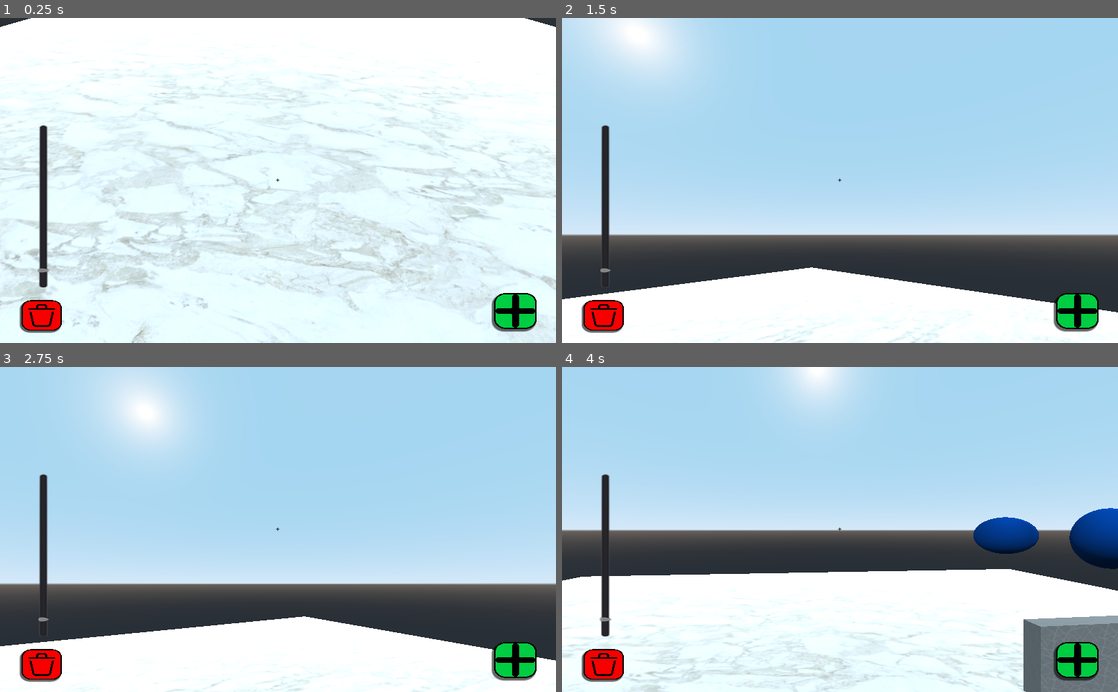
Above: before the commit, frames 1-4 (two rows, left to right).
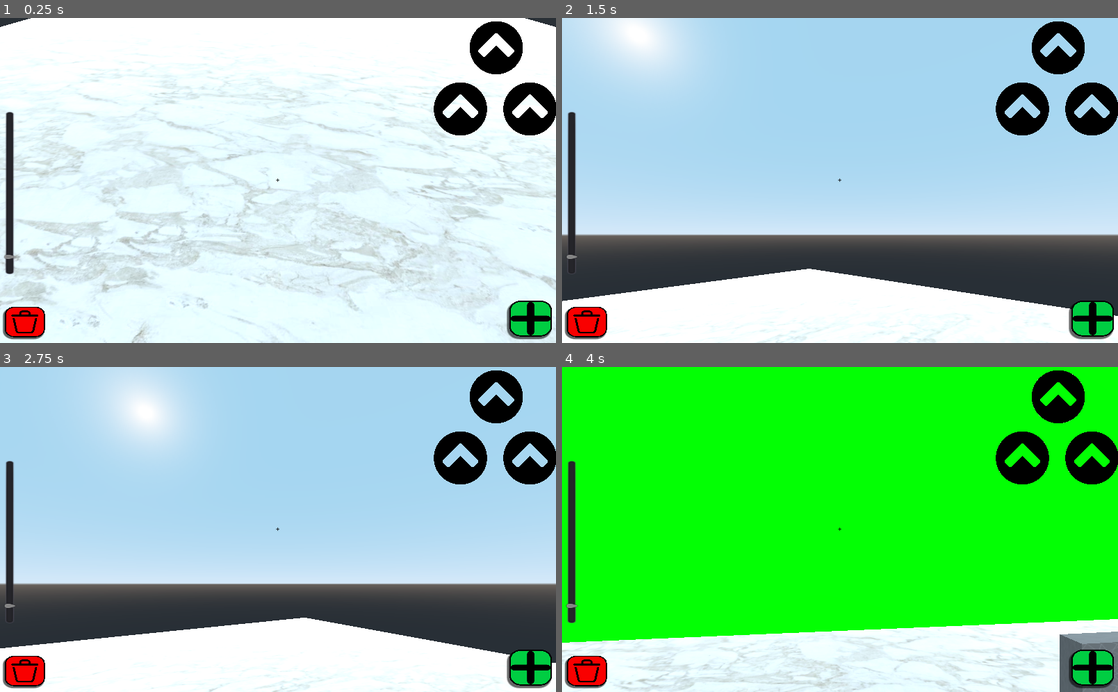
Above: after the commit, the same moments.

Repository: Danydev018/House_Estructure_Generator
Game: Godot game, scene res://Scenes/Main.tscn
Same seed, same stepped clock (60 frames per second), same inputs: the game is played once before the commit and once after it.
Inputs (mouse positions are in pixels of both pictures, inside the frame that each line leads up to; where the layout moved, square brackets give the same spot in the first picture):
- Up to frame 1 (0.25 s): no input
- Up to frame 2 (1.5 s): click (1056, 47) at 0.52 s; click (1090, 109) at 1.27 s
- Up to frame 3 (2.75 s): click (461, 458) at 2.02 s
- Up to frame 4 (4 s): click (1090, 666) [1079, 659] at 2.75 s; tap Enter at 3.5 s; move the mouse to (867, 529) at 3.52 s; hold Up (ui_up) from 3.53 s (still down); click (867, 529) at 3.67 s

The runs differ from the first frame. In frame 1, 6.7% of the frame differs, in the area x 0-100%, y 1-99%; in frame 2, 7.0%; in frame 3, 7.0%; in frame 4, 86%, in the area x 0-100%, y 0-100%.

Commit message:
Cambios antes del Pull

Diff:
--- a/Scenes/Main.tscn
+++ b/Scenes/Main.tscn
@@ -7,6 +7,7 @@
 [ext_resource path="res://assets/Button.tres" type="Theme" id=5]
 [ext_resource path="res://assets/piso fino.jpg" type="Texture" id=6]
 [ext_resource path="res://assets/anadir.png" type="Texture" id=7]
+[ext_resource path="res://assets/kindpng_4853972.png" type="Texture" id=8]
 
 [sub_resource type="PlaneMesh" id=2]
 
@@ -82,8 +83,14 @@
 script = ExtResource( 3 )
 
 [node name="Label" type="Label" parent="CanvasLayer"]
-margin_right = 40.0
-margin_bottom = 14.0
+anchor_left = 0.5
+anchor_top = 0.5
+anchor_right = 0.5
+anchor_bottom = 0.5
+margin_left = -20.0
+margin_top = -7.0
+margin_right = 20.0
+margin_bottom = 7.0
 custom_colors/font_color = Color( 0, 0, 0, 1 )
 text = "+"
 align = 1
@@ -91,14 +98,12 @@
 [node name="DeleteButton" type="Button" parent="CanvasLayer"]
 modulate = Color( 0.976471, 0.0196078, 0.0196078, 1 )
 self_modulate = Color( 1, 0, 0, 1 )
-anchor_left = 0.5
 anchor_top = 1.0
-anchor_right = 0.5
 anchor_bottom = 1.0
-margin_left = -472.0
-margin_top = -79.0
-margin_right = 140.0
-margin_bottom = 533.0
+margin_left = 9.0
+margin_top = -67.0
+margin_right = 621.0
+margin_bottom = 545.0
 rect_scale = Vector2( 0.12031, 0.0919504 )
 theme = ExtResource( 5 )
 custom_styles/normal = SubResource( 3 )
@@ -106,14 +111,12 @@
 icon_align = 1
 
 [node name="ScaleSlider" type="HSlider" parent="CanvasLayer"]
-anchor_left = 0.5
-anchor_top = 1.0
-anchor_right = 0.5
-anchor_bottom = 1.0
-margin_left = -448.0
-margin_top = -102.0
-margin_right = -148.0
-margin_bottom = -82.0
+anchor_top = 0.5
+anchor_bottom = 0.5
+margin_left = 2.0
+margin_top = 173.0
+margin_right = 302.0
+margin_bottom = 193.0
 rect_rotation = -89.9698
 rect_scale = Vector2( 1, 1.58141 )
 min_value = 0.5
@@ -123,15 +126,54 @@
 rounded = true
 
 [node name="CreateButton" type="Button" parent="CanvasLayer"]
+anchor_left = 1.0
 anchor_top = 1.0
+anchor_right = 1.0
 anchor_bottom = 1.0
-margin_left = 910.0
-margin_top = -26.0
-margin_right = 1462.0
-margin_bottom = 526.0
+margin_left = -86.0
+margin_top = -12.0
+margin_right = 466.0
+margin_bottom = 540.0
 rect_scale = Vector2( 0.142456, -0.12 )
 theme = SubResource( 5 )
 custom_styles/normal = SubResource( 6 )
 icon = ExtResource( 7 )
 
+[node name="TextureButton" type="TextureButton" parent="CanvasLayer"]
+anchor_left = 1.0
+anchor_right = 1.0
+margin_left = -159.0
+margin_top = 6.0
+margin_right = 821.0
+margin_bottom = 986.0
+rect_scale = Vector2( 0.1, 0.1 )
+texture_normal = ExtResource( 8 )
+
+[node name="right" type="TextureButton" parent="CanvasLayer"]
+anchor_left = 1.0
+anchor_right = 1.0
+margin_left = -97.0001
+margin_top = 119.0
+margin_right = 883.0
+margin_bottom = 1099.0
+rect_scale = Vector2( 0.1, 0.1 )
+texture_normal = ExtResource( 8 )
+
+[node name="left" type="TextureButton" parent="CanvasLayer"]
+anchor_left = 1.0
+anchor_right = 1.0
+margin_left = -225.0
+margin_top = 119.0
+margin_right = 755.0
+margin_bottom = 1099.0
+rect_scale = Vector2( 0.1, 0.1 )
+texture_normal = ExtResource( 8 )
+
 [node name="BlocksContainer" type="Spatial" parent="."]
+
+[connection signal="button_down" from="CanvasLayer/TextureButton" to="." method="_on_TextureButton_button_down"]
+[connection signal="button_up" from="CanvasLayer/TextureButton" to="." method="_on_TextureButton_button_up"]
+[connection signal="button_down" from="CanvasLayer/right" to="." method="_on_right_button_down"]
+[connection signal="button_up" from="CanvasLayer/right" to="." method="_on_right_button_up"]
+[connection signal="button_down" from="CanvasLayer/left" to="." method="_on_left_button_down"]
+[connection signal="button_up" from="CanvasLayer/left" to="." method="_on_left_button_up"]
--- a/Scripts/Camera.gd
+++ b/Scripts/Camera.gd
@@ -4,12 +4,36 @@
 var mouse_sensitivity := 0.1
 var rotation_x := 0.0
 var rotation_y := 0.0
+var mouse_captured := true  #estado de captura del mouse
 
 func _ready():
+	capture_mouse()  # Iniciar con mouse capturado
+
+#función para alternar captura de mouse
+func toggle_mouse_capture():
+	if mouse_captured:
+		release_mouse()
+	else:
+		capture_mouse()
+
+# capturar mouse
+func capture_mouse():
 	Input.set_mouse_mode(Input.MOUSE_MODE_CAPTURED)
+	mouse_captured = true
+
+# liberar mouse
+func release_mouse():
+	Input.set_mouse_mode(Input.MOUSE_MODE_VISIBLE)
+	mouse_captured = false
 
 func _input(event):
-	if event is InputEventMouseMotion:
+	# Alternar captura con ESC
+	if event is InputEventKey and event.pressed:
+		if event.scancode == KEY_ESCAPE:
+			toggle_mouse_capture()
+
+	# Solo procesar movimiento si mouse está capturado
+	if mouse_captured and event is InputEventMouseMotion:
 		rotation_y -= event.relative.x * mouse_sensitivity
 		rotation_x -= event.relative.y * mouse_sensitivity
 		rotation_x = clamp(rotation_x, -90, 90)
--- a/Scripts/Main.gd
+++ b/Scripts/Main.gd
@@ -324,3 +324,26 @@
 		offset_z_neg = selected_block.global_transform.basis.xform(offset_z_neg)
 		handle_z_neg.global_transform.origin = cube_pos + offset_z_neg
 		handle_z_neg.look_at(cube_pos - selected_block.global_transform.basis.z, up_vec)
+
+
+func _on_TextureButton_button_up():
+	Input.action_release("ui_up")
+
+
+func _on_TextureButton_button_down():
+	Input.action_press("ui_up")
+
+# Botones Derecha
+func _on_right_button_down():
+	Input.action_press("ui_right")
+
+func _on_right_button_up():
+	Input.action_release("ui_right")
+
+# Botones Izquierda
+func _on_left_button_down():
+	Input.action_press("ui_left")
+
+
+func _on_left_button_up():
+	Input.action_release("ui_left")
--- a/project.godot
+++ b/project.godot
@@ -26,6 +26,16 @@
 
 common/drop_mouse_on_gui_input_disabled=true
 
+[input]
+
+ui_up={
+"deadzone": 0.5,
+"events": [ Object(InputEventKey,"resource_local_to_scene":false,"resource_name":"","device":0,"alt":false,"shift":false,"control":false,"meta":false,"command":false,"pressed":false,"scancode":16777232,"physical_scancode":0,"unicode":0,"echo":false,"script":null)
+, Object(InputEventJoypadButton,"resource_local_to_scene":false,"resource_name":"","device":0,"button_index":12,"pressure":0.0,"pressed":false,"script":null)
+, Object(InputEventKey,"resource_local_to_scene":false,"resource_name":"","device":0,"alt":false,"shift":false,"control":false,"meta":false,"command":false,"pressed":false,"scancode":0,"physical_scancode":87,"unicode":0,"echo":false,"script":null)
+ ]
+}
+
 [physics]
 
 common/enable_pause_aware_picking=true
Not shown: 1 places in Scenes/Main.tscn that only renumber resources
Binary file added: assets/kindpng_4853972.png
Not shown, added: assets/kindpng_4853972.png.import
